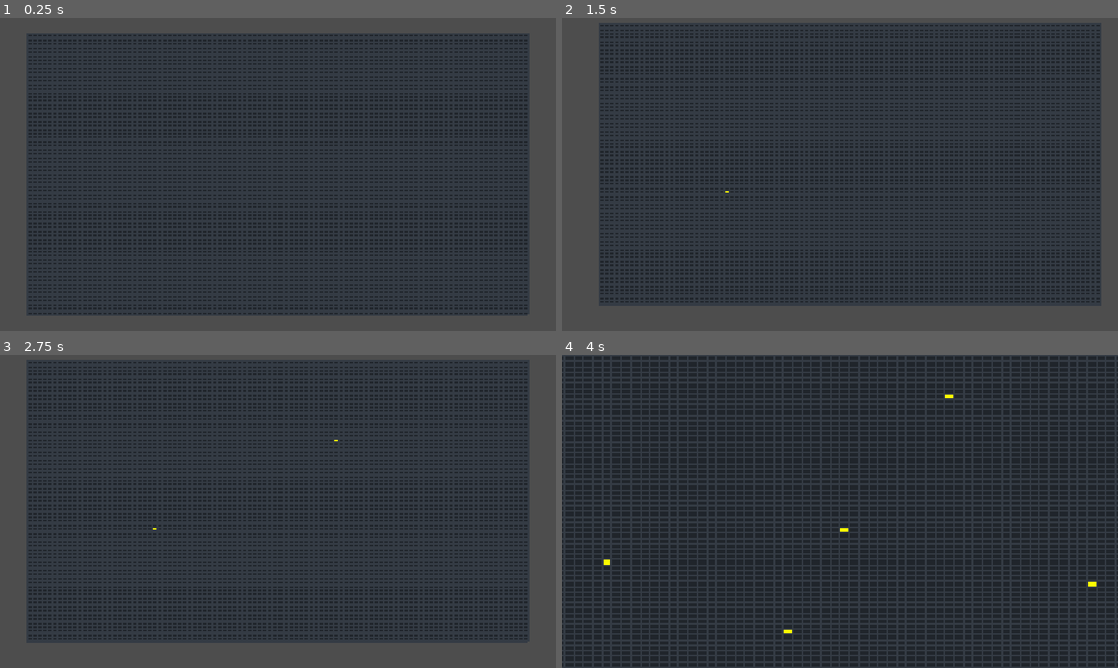
Above: before the commit, frames 1-4 (two rows, left to right).
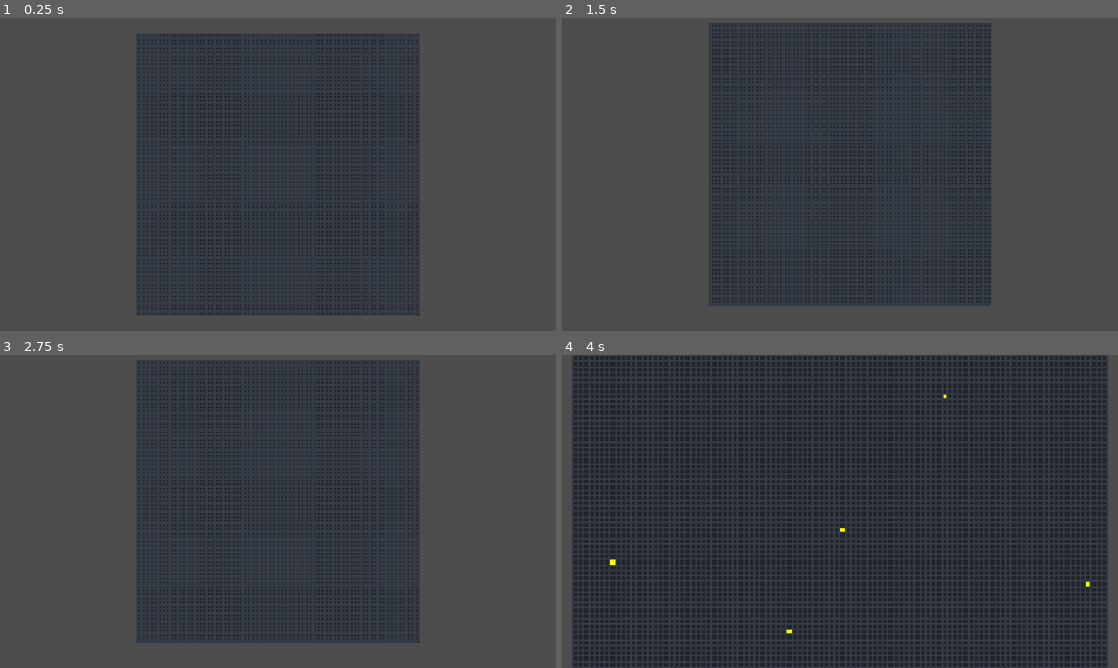
Above: after the commit, the same moments.

Repository: yasukawa426/conways-life-game-godot
Game: Godot game, scene res://scenes/main.tscn
Same seed, same stepped clock (60 frames per second), same inputs: the game is played once before the commit and once after it.
Inputs (mouse positions are in pixels of both pictures, inside the frame that each line leads up to):
- Up to frame 1 (0.25 s): no input
- Up to frame 2 (1.5 s): tap Enter at 0.5 s; tap S (camera_down) at 0.6 s; click (840, 174) at 0.67 s; tap Space at 1.25 s; move the mouse to (728, 190) at 1.27 s; tap A (camera_left) at 1.35 s; click (728, 190) at 1.42 s
- Up to frame 3 (2.75 s): tap Enter at 2 s; move the mouse to (333, 442) at 2.02 s; tap D (camera_right) at 2.1 s; click (333, 442) at 2.17 s
- Up to frame 4 (4 s): tap Space at 2.75 s; move the mouse to (812, 574) at 2.77 s; tap W (camera_up) at 2.85 s; click (812, 574) at 2.92 s; tap Enter at 3.5 s; move the mouse to (1006, 558) at 3.52 s; hold E (zoom_in) from 3.53 s (still down); click (1006, 558) at 3.67 s

The runs differ from the first frame. In frame 1, 45% of the frame differs, in the area x 4-96%, y 4-96%; in frame 2, 46%, in the area x 6-97%, y 1-92%; in frame 3, 46%; in frame 4, 29%.

Commit message:
feat: make the cells square

Diff:
--- a/scenes/grid.gd
+++ b/scenes/grid.gd
@@ -44,8 +44,10 @@
 
 
 func _update_grid() -> void:
-	var grid_dimensions := size * _GRID_SCALE
-	_cell_size = grid_dimensions / Vector2(_GRID_SIZE)
+	var avaible_space := size * _GRID_SCALE # the maximum amount of space the grid can occupy
+	var cell_size: float = min(avaible_space.x / _GRID_SIZE.x, avaible_space.y / _GRID_SIZE.y) # calculate how large it can be in each axis and still fit all cells into the grid and then pick the lowest
+
+	_cell_size = Vector2.ONE * cell_size # use its result as the cell size
 
 	queue_redraw()
 
